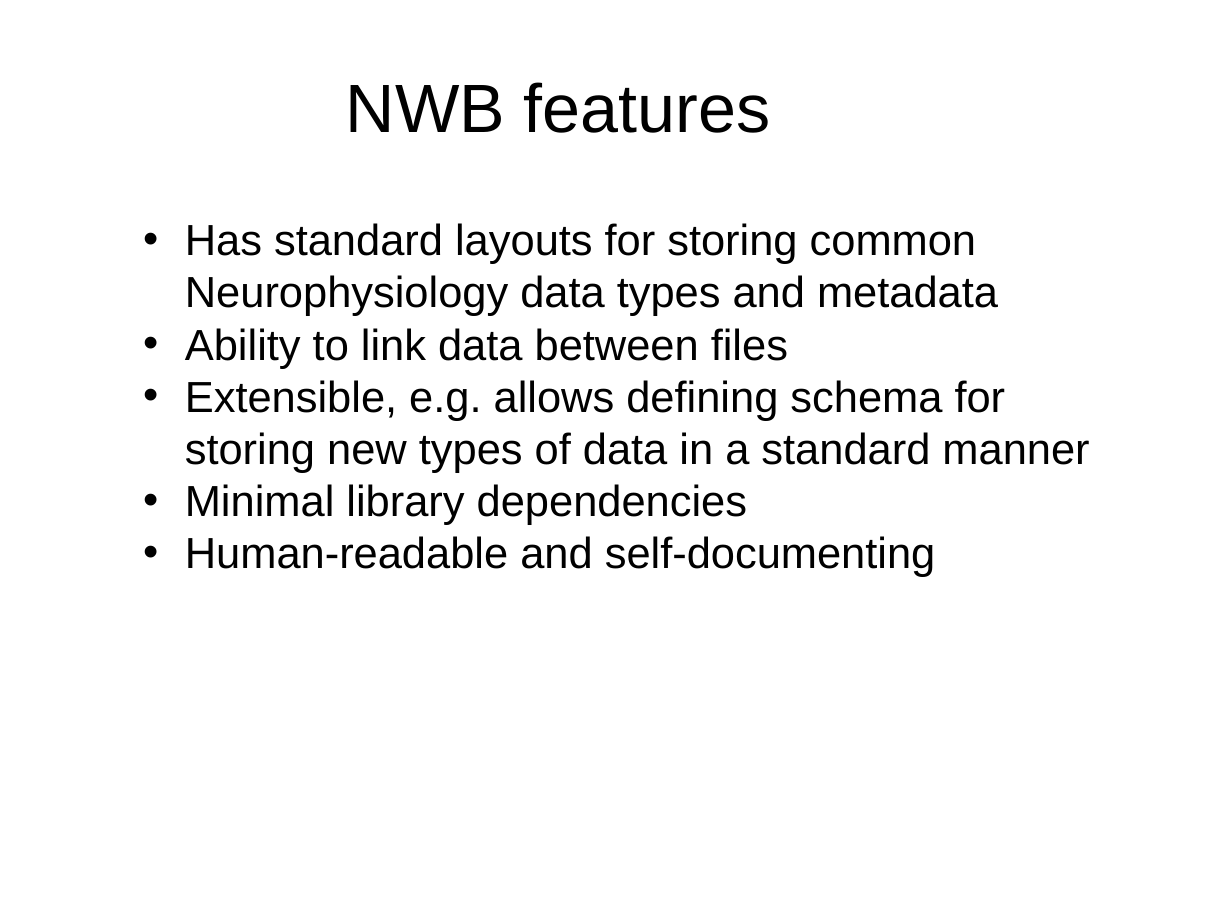
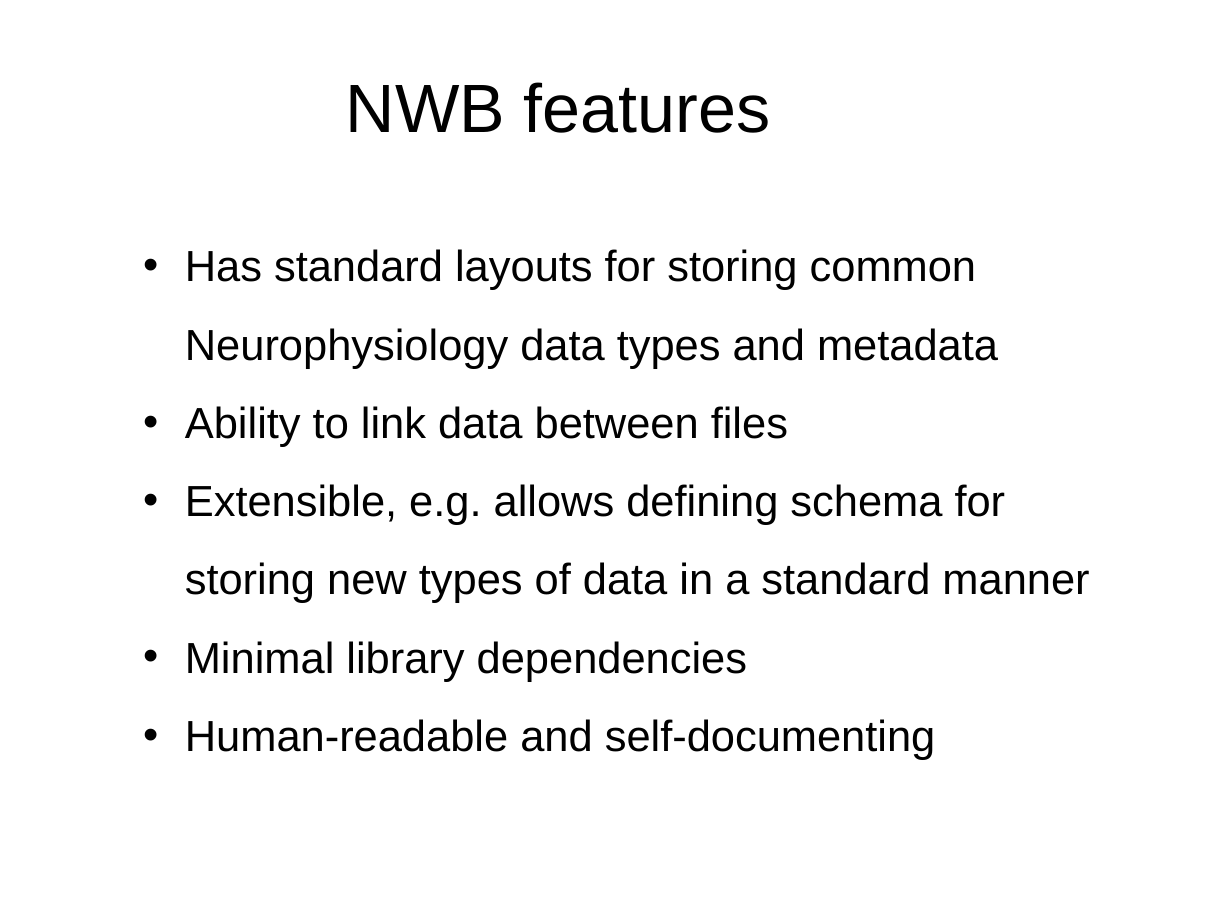
Before and after one commit to NeuralEnsemble/NeuroinformaticsTutorial, a slide deck: slide 2 of Part_1_Resources_for_computational_modellers/3_Analysis_tools/4_NWB.pptx. Drawn at 1232x924 pixels with LibreOffice and Linux fonts; fonts in the diff are those of the drawing. Boxes give left, top, right and bottom in pixels: in the first picture for what was removed or moved away, otherwise in the second. Text is boxed around its words. In the diff, an @@ line names an element or a change of style, - is before the commit and + after.

```diff
--- a/Part_1_Resources_for_computational_modellers/3_Analysis_tools/4_NWB.pptx
+++ b/Part_1_Resources_for_computational_modellers/3_Analysis_tools/4_NWB.pptx
@@ text "Has standard layouts for storing ..." at [185,249,1089,760]: line spacing 1 to 1.5 @@
```
Also in this commit, not shown: 2 other slides changed, 8 other files.
